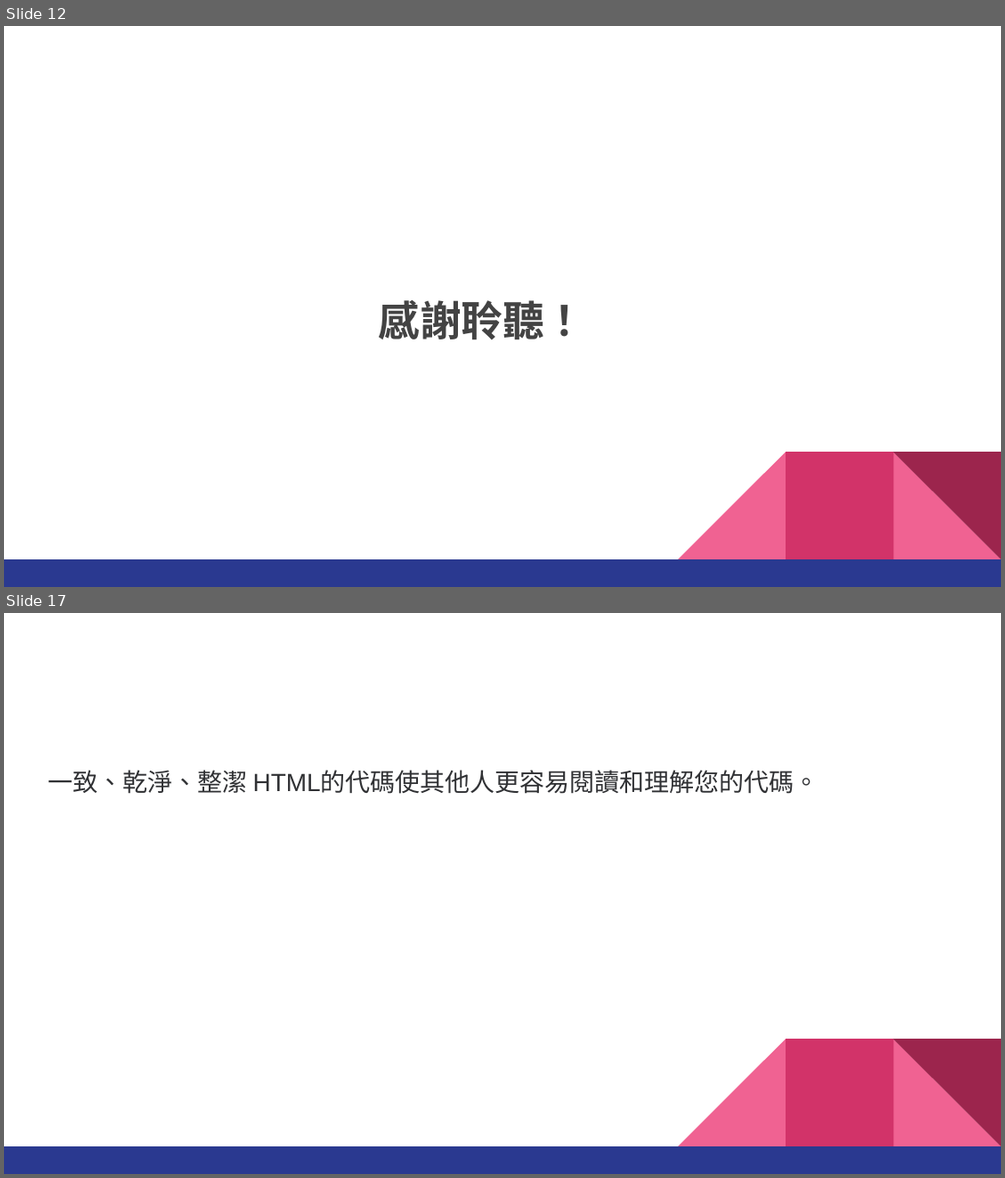
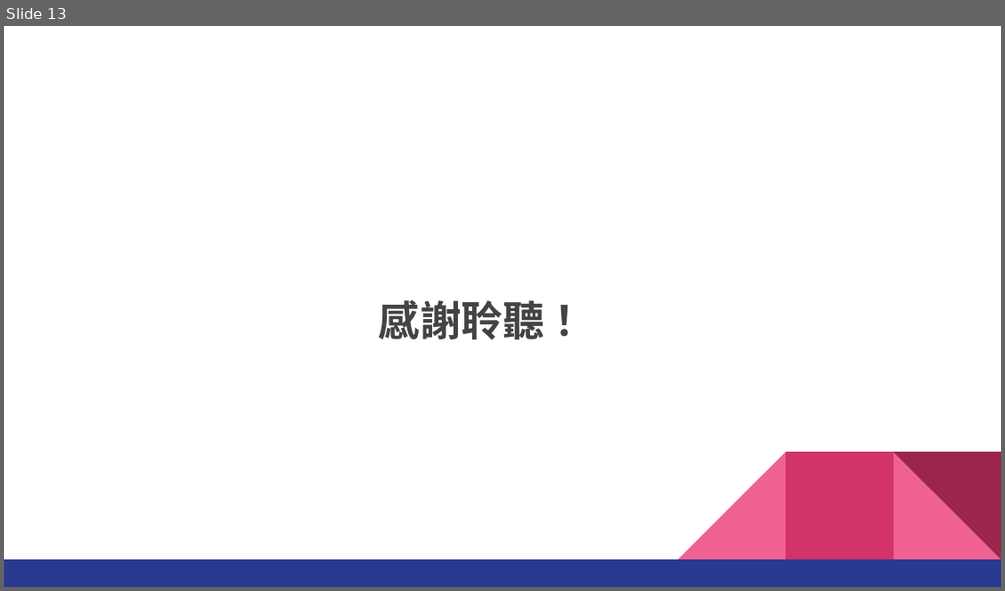
Before and after one commit to SmashedAdam/Clap_Tech_Task_5, a slide deck: package/Presentation.pptx. Shown one above the other, each under a label of ours: slides 12 and 17 before the commit, slide 13 after it; the slides between them are not shown. The pictures are 1005x1178 and 1005x591 pixels, drawn with LibreOffice and Linux fonts; fonts in the diff are those of the drawing. Boxes give left, top, right and bottom in pixels: in the first picture for what was removed or moved away, otherwise in the second. Text is boxed around its words. In the diff, an @@ line names an element or a change of style, - is before the commit and + after.

```diff
--- a/package/Presentation.pptx
+++ b/package/Presentation.pptx
@@ slide 17 removed at <box>4,613,1001,1174</box>, background #FFFFFF; not listed: 5 template elements that a slide beside it also shows @@
@@ text removed at <box>48,770,819,794</box> @@
-一致、乾淨、整潔 HTML的代碼使其他人更容易閱讀和理解您的代碼。
@@ what was slide 12 is now slide 13 @@
```
Also in this commit, not shown: 3 slides changed, 1 slide added, 4 other slides removed, 3 other files.
